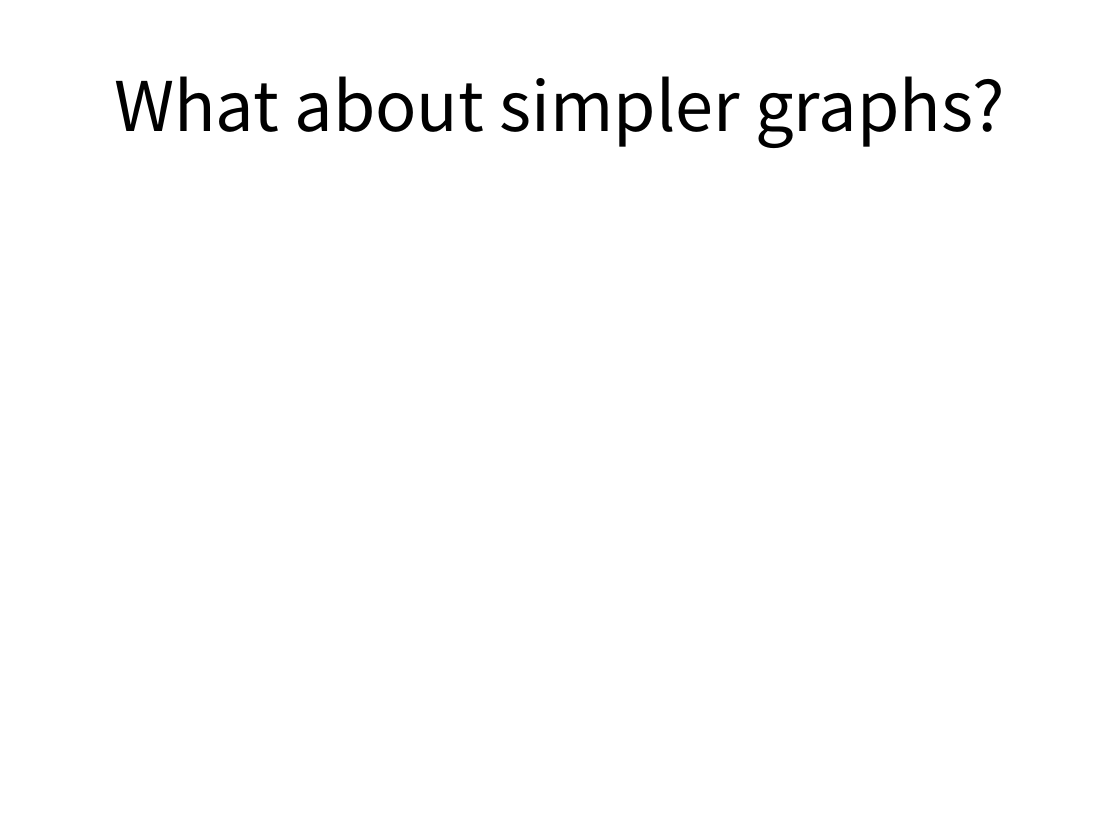
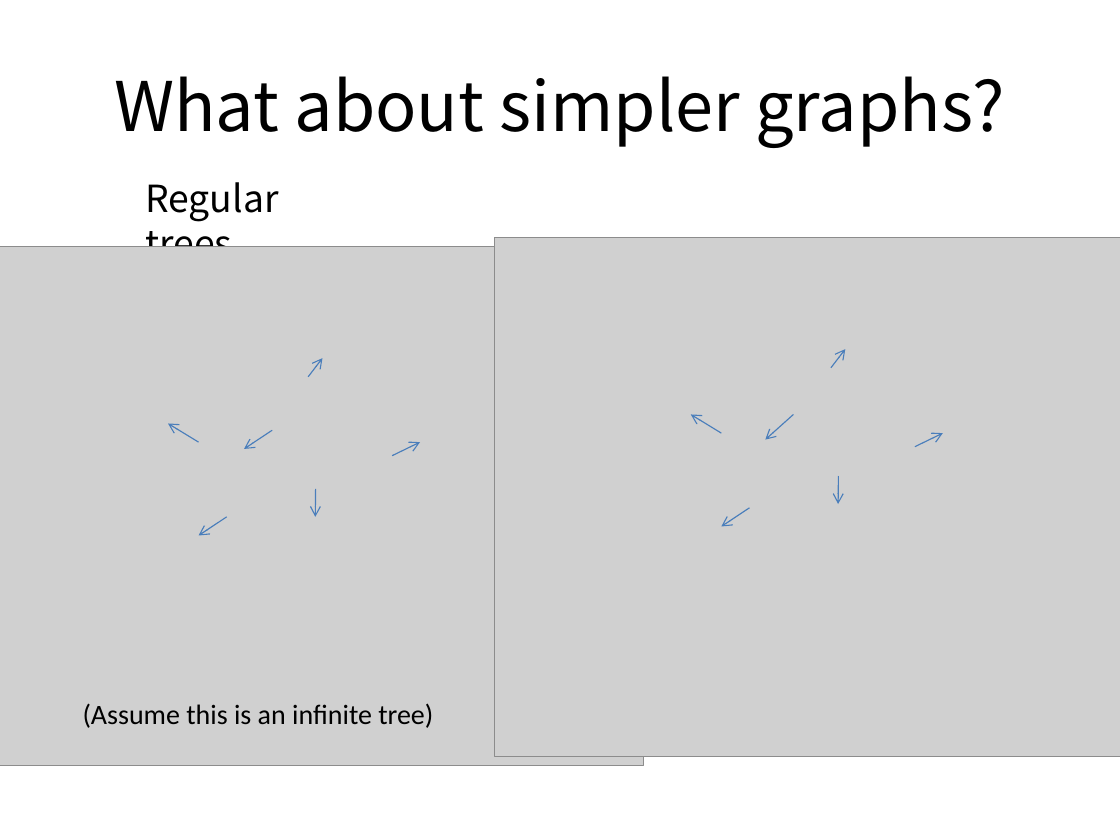
Before and after one commit to gfanti/anonymous-social-networks, a slide deck: slide 16 of presentation/presentation.pptx (slide 14 before the commit). Drawn at 1120x840 pixels with LibreOffice and Linux fonts; fonts in the diff are those of the drawing; grey boxes stand for pictures. Boxes give left, top, right and bottom in pixels: in the first picture for what was removed or moved away, otherwise in the second. Text is boxed around its words. In the diff, an @@ line names an element or a change of style, - is before the commit and + after.

Commit message:
presentation tweaks and added graph-drawing to the estimator class

```diff
--- a/presentation/presentation.pptx
+++ b/presentation/presentation.pptx
@@ text added at [145, 182, 278, 247], 24 pt, text #000000 @@
+Regular trees
@@ picture added at [495, 237, 1120, 757] @@
@@ arrow added from (831, 367) to (846, 349), #4B7EBC 0.75 pt @@
@@ arrow added from (721, 433) to (691, 414), #4B7EBC 0.75 pt @@
@@ arrow added from (793, 414) to (765, 439), #4B7EBC 0.75 pt @@
@@ arrow added from (272, 430) to (244, 449), #4B7EBC 0.75 pt @@
@@ group added at [0, 246, 644, 766]: 5 arrows, 1 picture @@
@@ arrow added from (915, 447) to (943, 433), #4B7EBC 0.75 pt @@
@@ arrow added from (839, 476) to (838, 504), #4B7EBC 0.75 pt @@
@@ arrow added from (749, 507) to (721, 526), #4B7EBC 0.75 pt @@
@@ text added at [83, 703, 433, 728], 18 pt, text #000000 @@
+(Assume this is an infinite tree)
@@ picture added at [662, 691, 967, 736] @@
```
Also in this commit, not shown: 3 other slides changed, 6 slides added, 1 slide removed, 1 other file.
